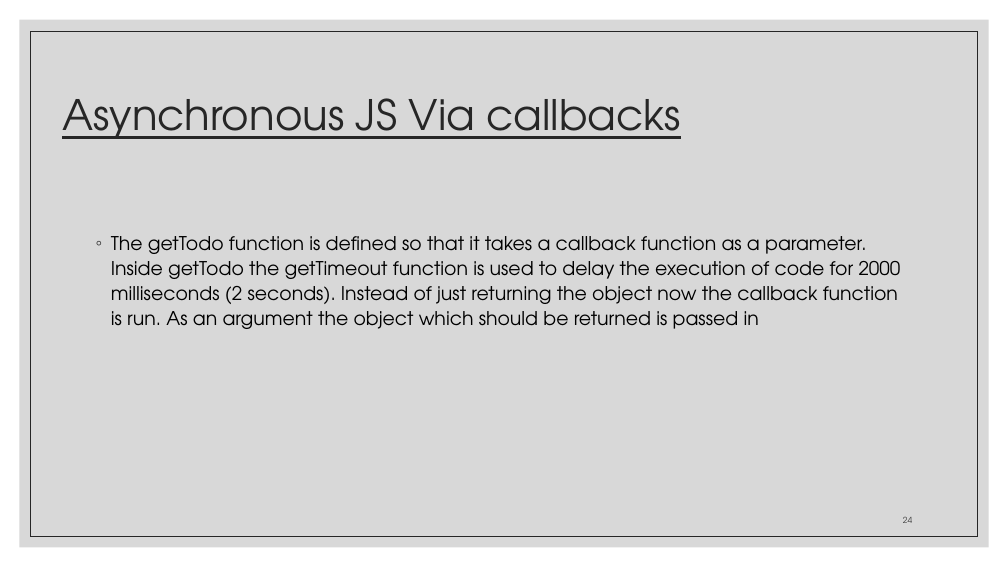
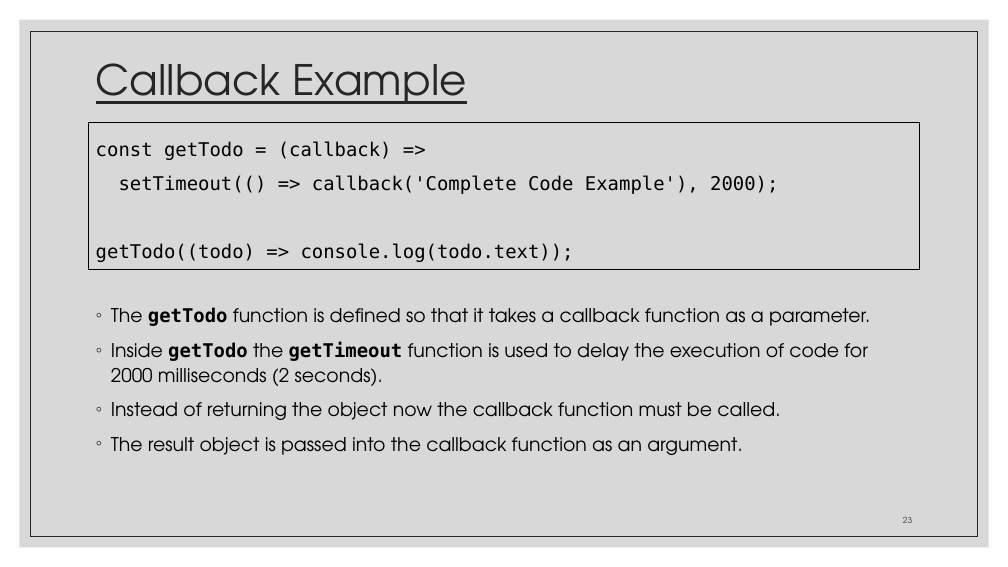
Before and after one commit to zackstotts/base-node-curriculum, a slide deck: slide 23 of unit_01/slides/Unit01-PartI.pptx (slide 24 before the commit). Drawn at 1008x567 pixels with LibreOffice and Linux fonts; fonts in the diff are those of the drawing. Boxes give left, top, right and bottom in pixels: in the first picture for what was removed or moved away, otherwise in the second. Text is boxed around its words. In the diff, an @@ line names an element or a change of style, - is before the commit and + after.

```diff
--- a/unit_01/slides/Unit01-PartI.pptx
+++ b/unit_01/slides/Unit01-PartI.pptx
@@ title added at (x1=96, y1=63, x2=467, y2=104), 40 pt, text #262626, underline @@
+Callback Example
@@ title removed at (x1=62, y1=98, x2=681, y2=139) @@
-Asynchronous JS Via callbacks
@@ text added at (x1=88, y1=122, x2=920, y2=268), outline #000000 0.75 pt, 18 pt, text #000000 @@
+const getTodo = (callback) =>
+setTimeout(() => callback('Complete Code Example'), 2000);
+getTodo((todo) => console.log(todo.text));
@@ text at (x1=111, y1=307, x2=870, y2=455): text changed @@
-◦ The getTodo function is defined so that it takes a callback function as a parameter. Inside getTodo the getTimeout function is used to delay the execution of code for 2000 milliseconds (2 seconds). Instead of just returning the object now the callback function is run. As an argument the object which should be returned is passed in
+◦ The getTodo function is defined so that it takes a callback function as a parameter.
+◦ Inside getTodo the getTimeout function is used to delay the execution of code for 2000 milliseconds (2 seconds).
+◦ Instead of returning the object now the callback function must be called.
+◦ The result object is passed into the callback function as an argument.
@@ page number at (x1=903, y1=517, x2=912, y2=523): text changed @@
-24
+23
```
Also in this commit, not shown: 9 other slides changed, 1 slide added, 8 slides removed, 3 other files.
